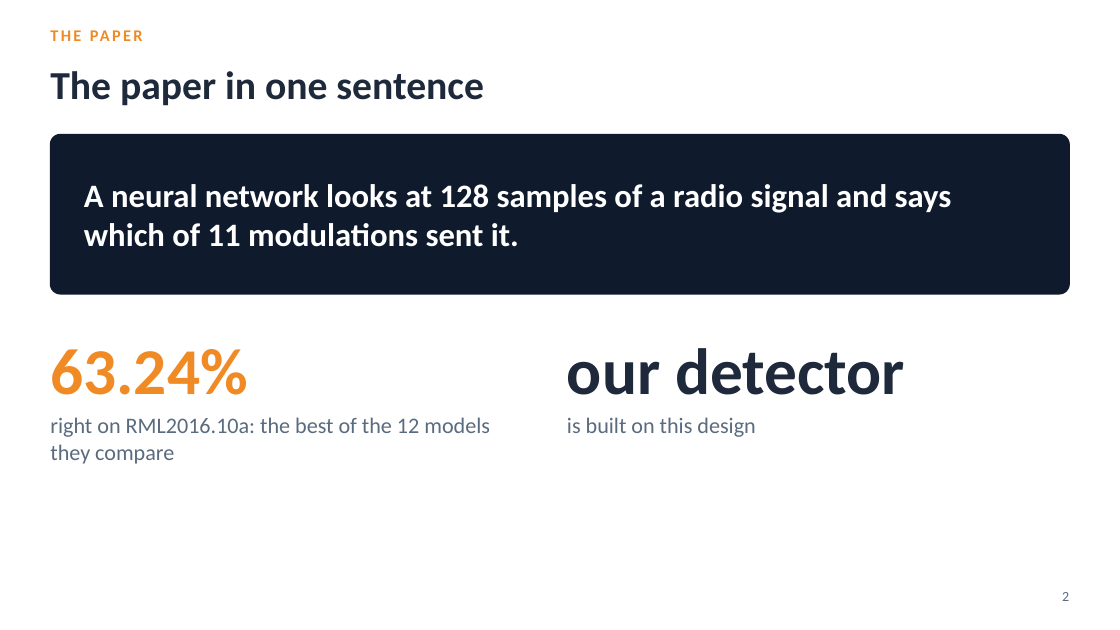
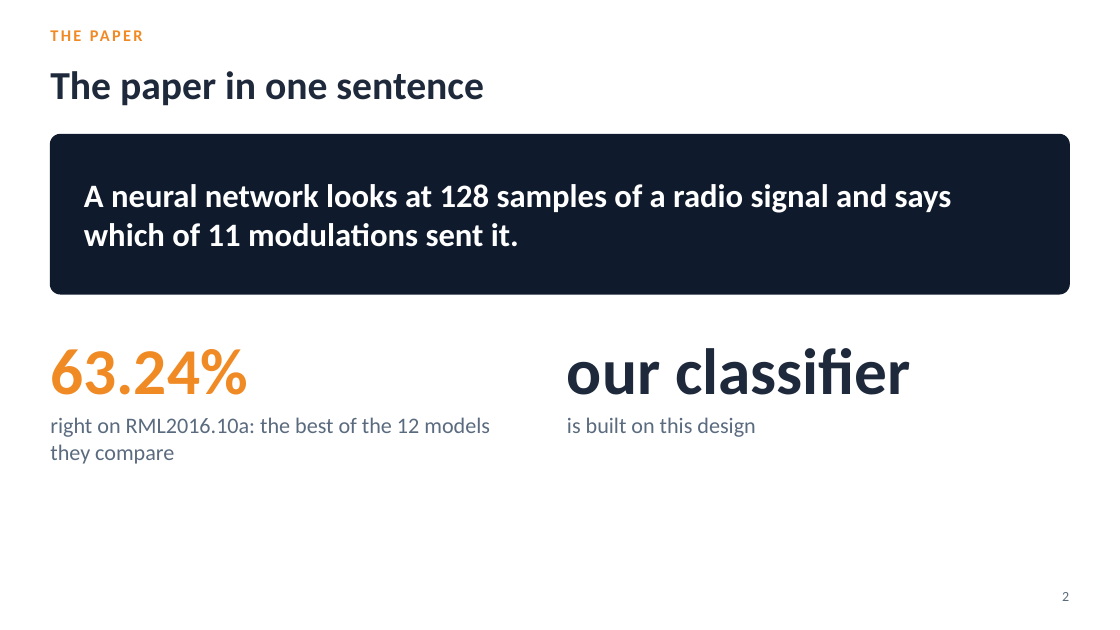
Before and after one commit to YusufBilo78/amc, a slide deck: slide 2 of deck/moshe_paper_icrnna.pptx. Drawn at 1120x630 pixels with LibreOffice and Linux fonts; fonts in the diff are those of the drawing. Boxes give left, top, right and bottom in pixels: in the first picture for what was removed or moved away, otherwise in the second. Text is boxed around its words. In the diff, an @@ line names an element or a change of style, - is before the commit and + after.

```diff
--- a/deck/moshe_paper_icrnna.pptx
+++ b/deck/moshe_paper_icrnna.pptx
@@ text at (x1=567, y1=348, x2=911, y2=395): text changed @@
-our detector
+our classifier
```
Also in this commit, not shown: 18 other slides changed, 3 slides removed, 13 other files.
